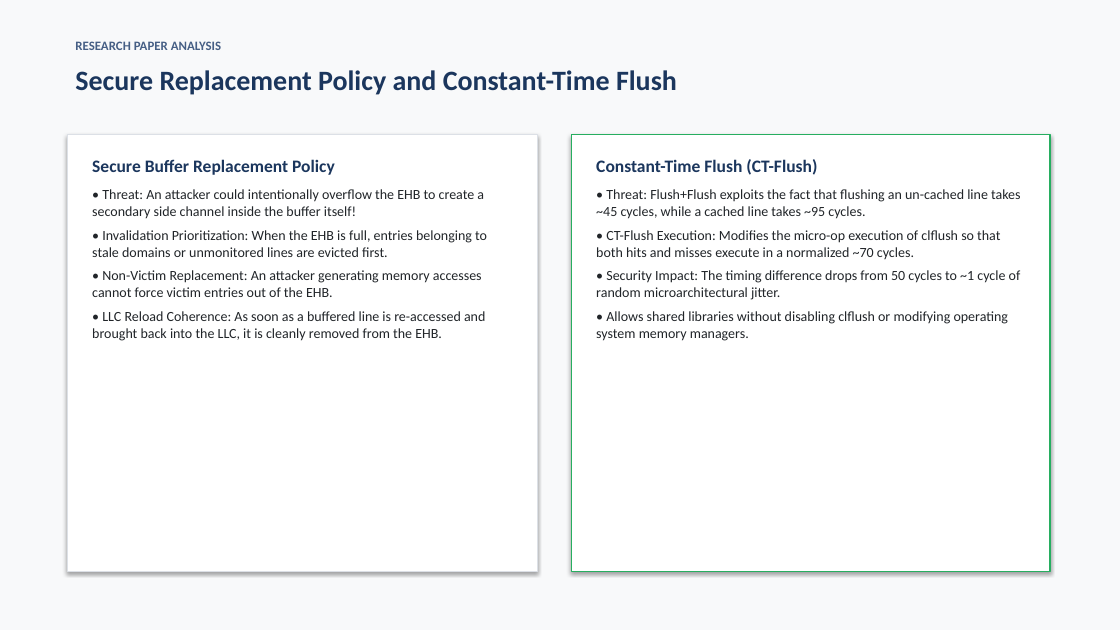
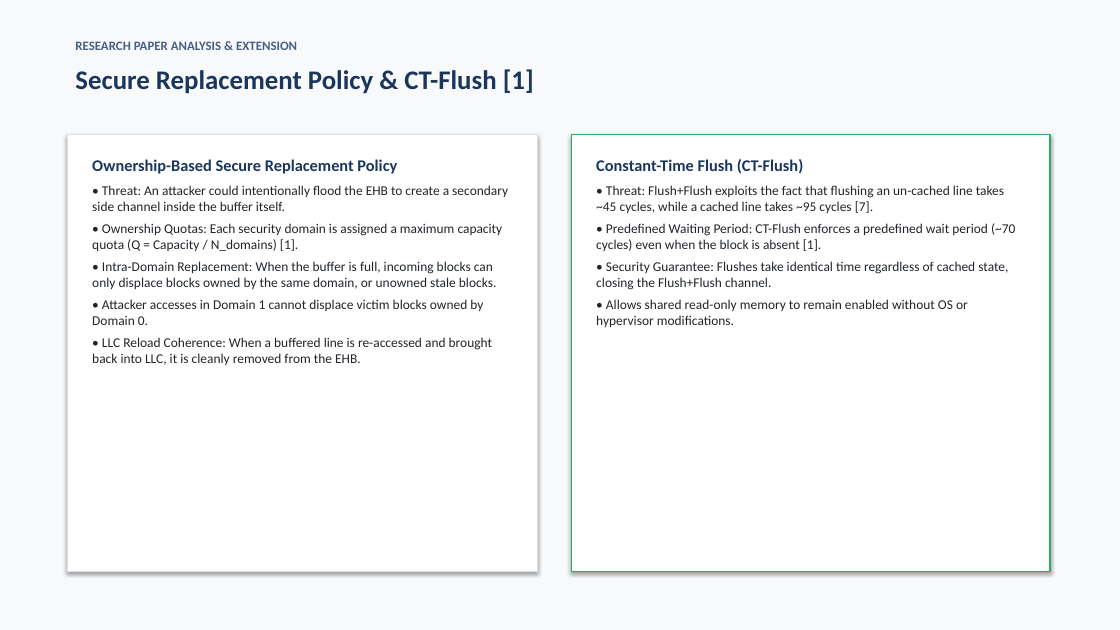
Before and after one commit to Sripadh16/IS-project, a slide deck: slide 7 of TreasureCache_Presentation.pptx. Drawn at 1120x630 pixels with LibreOffice and Linux fonts; fonts in the diff are those of the drawing. Boxes give left, top, right and bottom in pixels: in the first picture for what was removed or moved away, otherwise in the second. Text is boxed around its words. In the diff, an @@ line names an element or a change of style, - is before the commit and + after.

Commit message:
Refine Ada-EHB formal specification, multi-trial simulation stats, corrected buffer hit curves, and 15-slide deck

```diff
--- a/TreasureCache_Presentation.pptx
+++ b/TreasureCache_Presentation.pptx
@@ text at <box>75,41,297,50</box>: text changed @@
-RESEARCH PAPER ANALYSIS
+RESEARCH PAPER ANALYSIS & EXTENSION
@@ text at <box>75,69,534,94</box>: text changed; size 24 to 23 pt @@
-Secure Replacement Policy and Constant-Time Flush
+Secure Replacement Policy & CT-Flush [1]
@@ text at <box>92,159,508,365</box>: text changed; size 12 to 11.5 pt @@
-Secure Buffer Replacement Policy
-• Threat: An attacker could intentionally overflow the EHB to create a secondary side channel inside the buffer itself!
-• Invalidation Prioritization: When the EHB is full, entries belonging to stale domains or unmonitored lines are evicted first.
-• Non-Victim Replacement: An attacker generating memory accesses cannot force victim entries out of the EHB.
-• LLC Reload Coherence: As soon as a buffered line is re-accessed and brought back into the LLC, it is cleanly removed from the EHB.
+Ownership-Based Secure Replacement Policy
+• Threat: An attacker could intentionally flood the EHB to create a secondary side channel inside the buffer itself.
+• Ownership Quotas: Each security domain is assigned a maximum capacity quota (Q = Capacity / N_domains) [1].
+• Intra-Domain Replacement: When the buffer is full, incoming blocks can only displace blocks owned by the same domain, or unowned stale blocks.
+• Attacker accesses in Domain 1 cannot displace victim blocks owned by Domain 0.
+• LLC Reload Coherence: When a buffered line is re-accessed and brought back into LLC, it is cleanly removed from the EHB.
@@ text at <box>596,159,804,173</box>: size 15 to 14 pt in "Constant-Time Flush (CT-Flush)"; less space between paragraphs @@
@@ text at <box>596,185,1015,327</box>: text changed; size 12 to 11.5 pt @@
-• Threat: Flush+Flush exploits the fact that flushing an un-cached line takes ~45 cycles, while a cached line takes ~95 cycles.
-• CT-Flush Execution: Modifies the micro-op execution of clflush so that both hits and misses execute in a normalized ~70 cycles.
-• Security Impact: The timing difference drops from 50 cycles to ~1 cycle of random microarchitectural jitter.
-• Allows shared libraries without disabling clflush or modifying operating system memory managers.
+• Threat: Flush+Flush exploits the fact that flushing an un-cached line takes ~45 cycles, while a cached line takes ~95 cycles [7].
+• Predefined Waiting Period: CT-Flush enforces a predefined wait period (~70 cycles) even when the block is absent [1].
+• Security Guarantee: Flushes take identical time regardless of cached state, closing the Flush+Flush channel.
+• Allows shared read-only memory to remain enabled without OS or hypervisor modifications.
```
Also in this commit, not shown: 12 other slides changed, 2 slides added, 1 slide removed, 16 other files.
